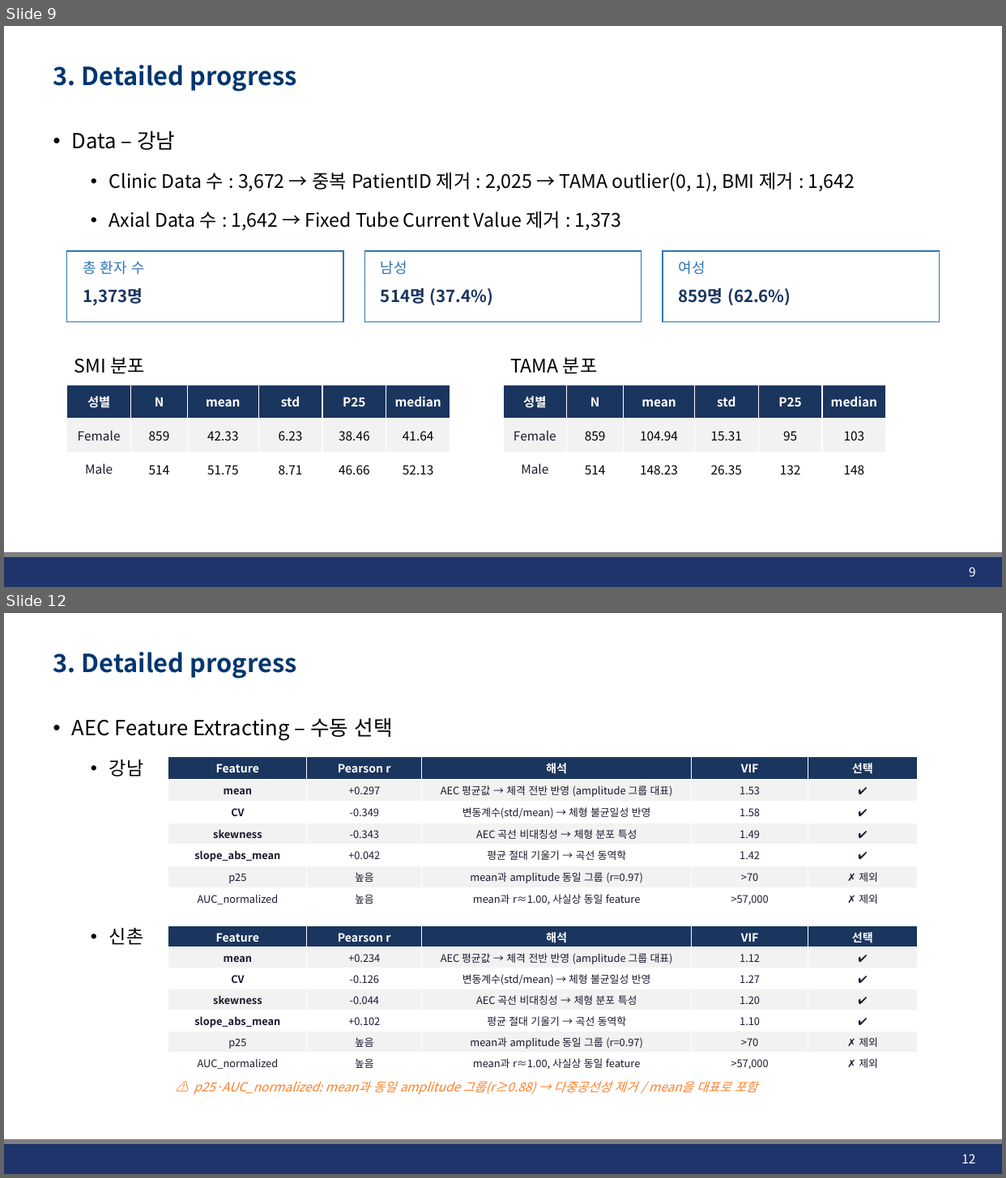
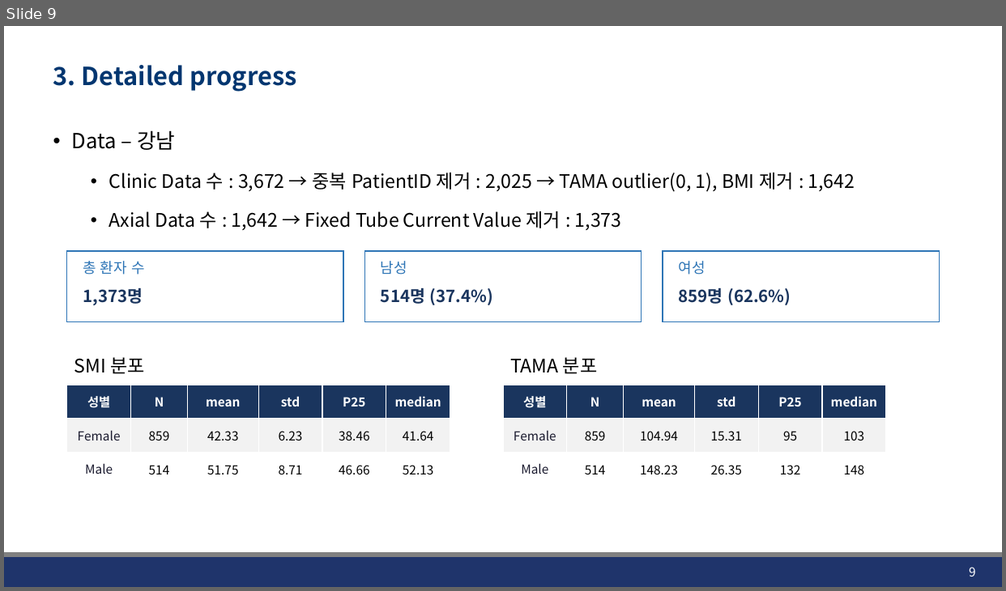
Before and after one commit to JHWannabe/2026-1_Study, a slide deck: 연구자료/260508_AEC_SMI_Analysis.pptx. Shown one above the other, each under a label of ours: slides 9 and 12 before the commit, slide 9 after it; the slides between them are not shown. The pictures are 1006x1178 and 1006x591 pixels, drawn with LibreOffice and Linux fonts; fonts in the diff are those of the drawing; background and template pictures are left out. Boxes give left, top, right and bottom in pixels: in the first picture for what was removed or moved away, otherwise in the second. Text is boxed around its words. In the diff, an @@ line names an element or a change of style, - is before the commit and + after.

```diff
--- a/연구자료/260508_AEC_SMI_Analysis.pptx
+++ b/연구자료/260508_AEC_SMI_Analysis.pptx
@@ slide 12 removed at (4, 613, 1002, 1174), background #FFFFFF; not listed: 2 template elements that a slide beside it also shows @@
@@ title removed at (53, 652, 297, 679) @@
-3. Detailed progress
@@ text removed at (72, 717, 393, 945) @@
-• AEC Feature Extracting – 수동 선택
-  • 강남
-  • 신촌
@@ table removed at (168, 756, 917, 908), 7 rows, 5 columns @@
-Feature | Pearson r | 해석 | VIF | 선택
-mean | +0.297 | AEC 평균값 → 체격 전반 반영 (amplitude 그룹 대표) | 1.53 | ✔
-CV | -0.349 | 변동계수(std/mean) → 체형 불균일성 반영 | 1.58 | ✔
-skewness | -0.343 | AEC 곡선 비대칭성 → 체형 분포 특성 | 1.49 | ✔
-slope_abs_mean | +0.042 | 평균 절대 기울기 → 곡선 동역학 | 1.42 | ✔
-p25 | 높음 | mean과 amplitude 동일 그룹 (r=0.97) | >70 | ✗ 제외
-AUC_normalized | 높음 | mean과 r≈1.00, 사실상 동일 feature | >57,000 | ✗ 제외
@@ table removed at (168, 926, 917, 1073), 7 rows, 5 columns @@
-Feature | Pearson r | 해석 | VIF | 선택
-mean | +0.234 | AEC 평균값 → 체격 전반 반영 (amplitude 그룹 대표) | 1.12 | ✔
-CV | -0.126 | 변동계수(std/mean) → 체형 불균일성 반영 | 1.27 | ✔
-skewness | -0.044 | AEC 곡선 비대칭성 → 체형 분포 특성 | 1.20 | ✔
-slope_abs_mean | +0.102 | 평균 절대 기울기 → 곡선 동역학 | 1.10 | ✔
-p25 | 높음 | mean과 amplitude 동일 그룹 (r=0.97) | >70 | ✗ 제외
-AUC_normalized | 높음 | mean과 r≈1.00, 사실상 동일 feature | >57,000 | ✗ 제외
@@ text removed at (194, 1081, 757, 1095) @@
-⚠ p25·AUC_normalized: mean과 동일 amplitude 그룹(r≥0.88) → 다중공선성 제거 / mean을 대표로 포함
@@ page number removed at (961, 1154, 975, 1164) @@
-12
```
Also in this commit, not shown: 1 slide changed, 2 slides added, 6 other slides removed, 30 other files.
